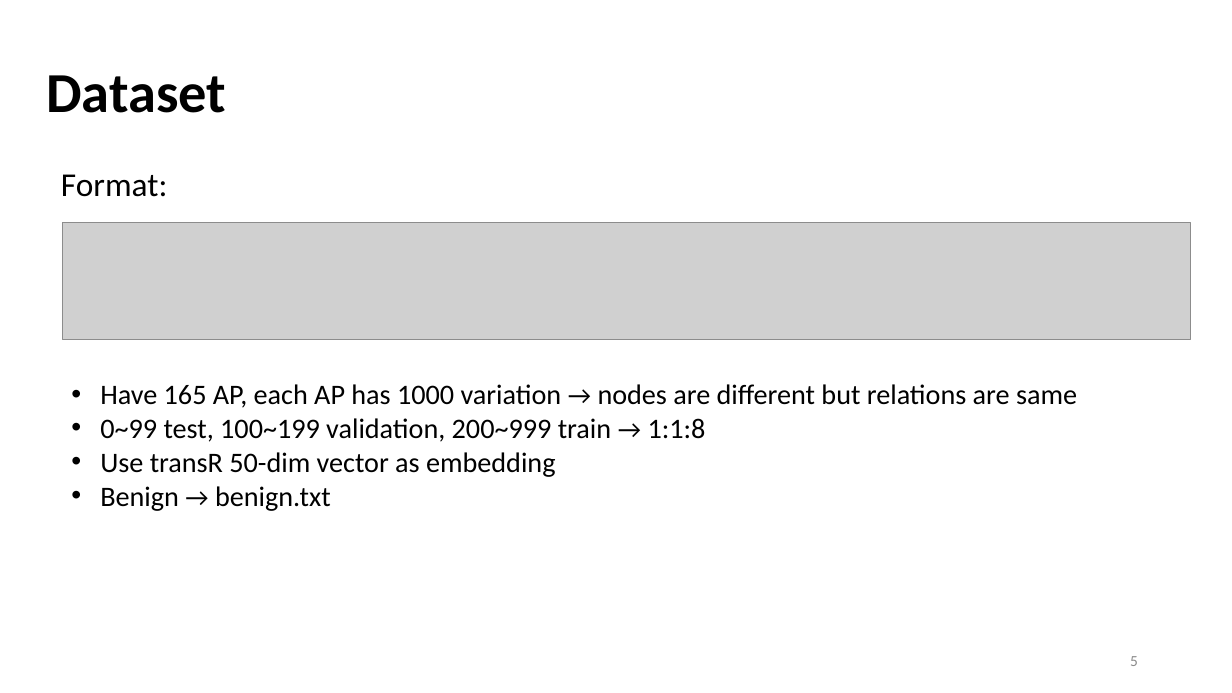
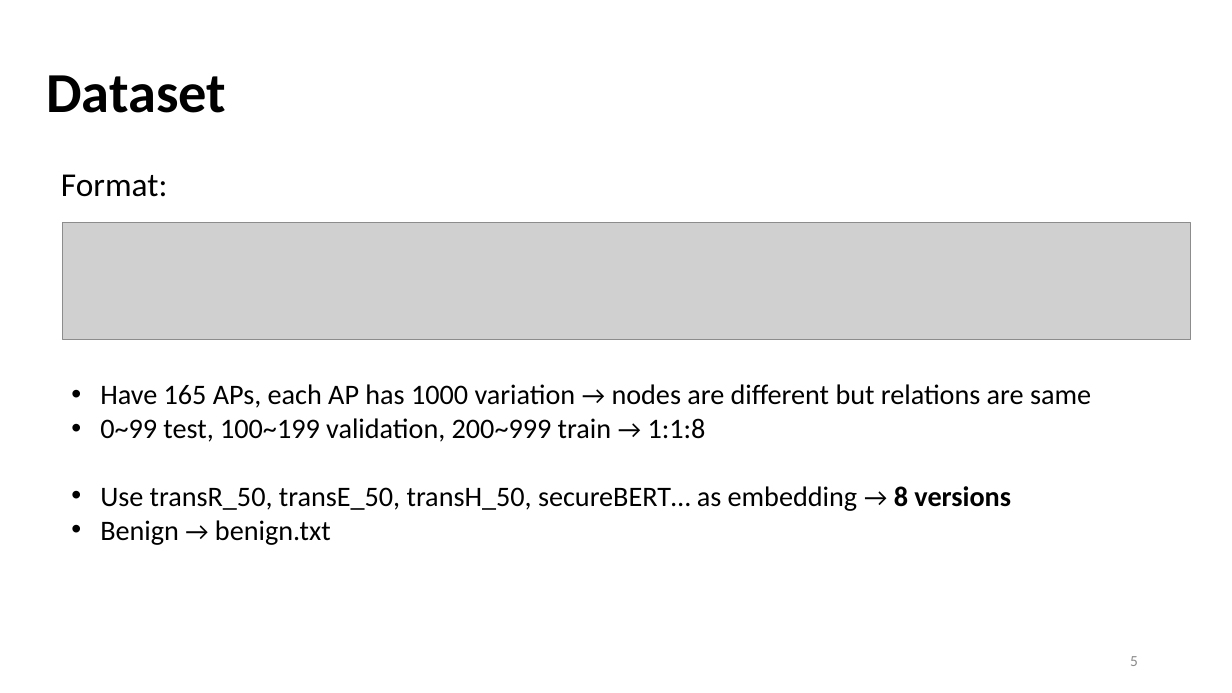
Before and after one commit to Bai1026/Intern-IIS, a slide deck: slide 5 of Meeting/Presentation_0830.pptx. Drawn at 1232x693 pixels with LibreOffice and Linux fonts; fonts in the diff are those of the drawing; grey boxes stand for pictures. Boxes give left, top, right and bottom in pixels: in the first picture for what was removed or moved away, otherwise in the second. Text is boxed around its words. In the diff, an @@ line names an element or a change of style, - is before the commit and + after.

```diff
--- a/Meeting/Presentation_0830.pptx
+++ b/Meeting/Presentation_0830.pptx
@@ text at (100,384,1091,408): text changed @@
-• Have 165 AP, each AP has 1000 variation → nodes are different but relations are same
+• Have 165 APs, each AP has 1000 variation → nodes are different but relations are same
@@ text at (100,486,1011,511): text changed @@
-• Use transR 50-dim vector as embedding
+• Use transR_50, transE_50, transH_50, secureBERT… as embedding → 8 versions
```
Also in this commit, not shown: 2 other slides changed, 7 slides added, 4 slides removed, 8 other files.
